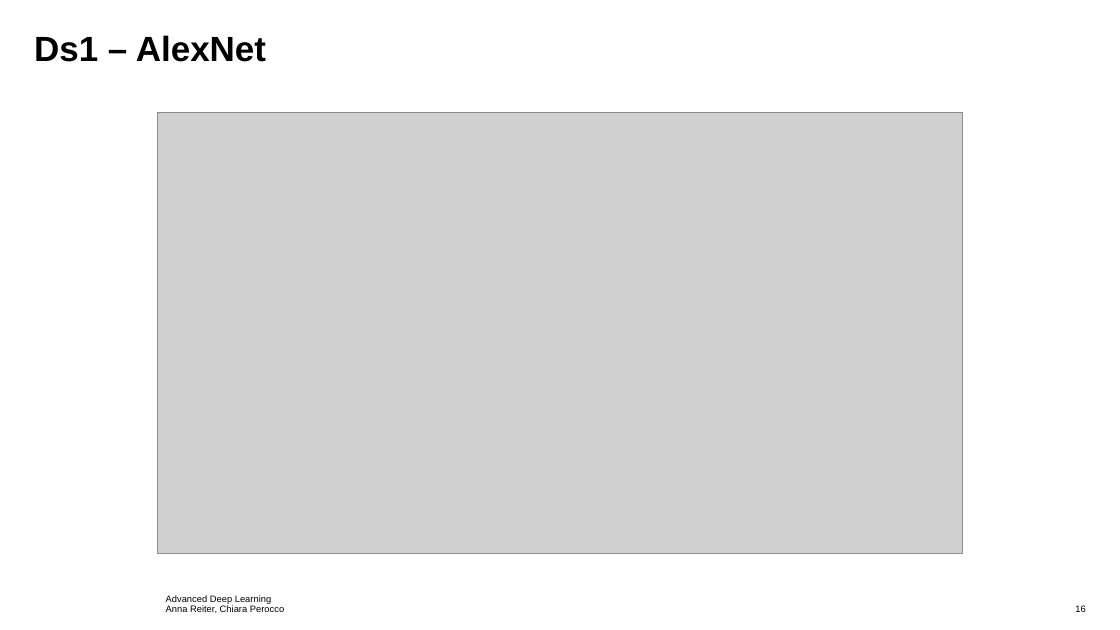
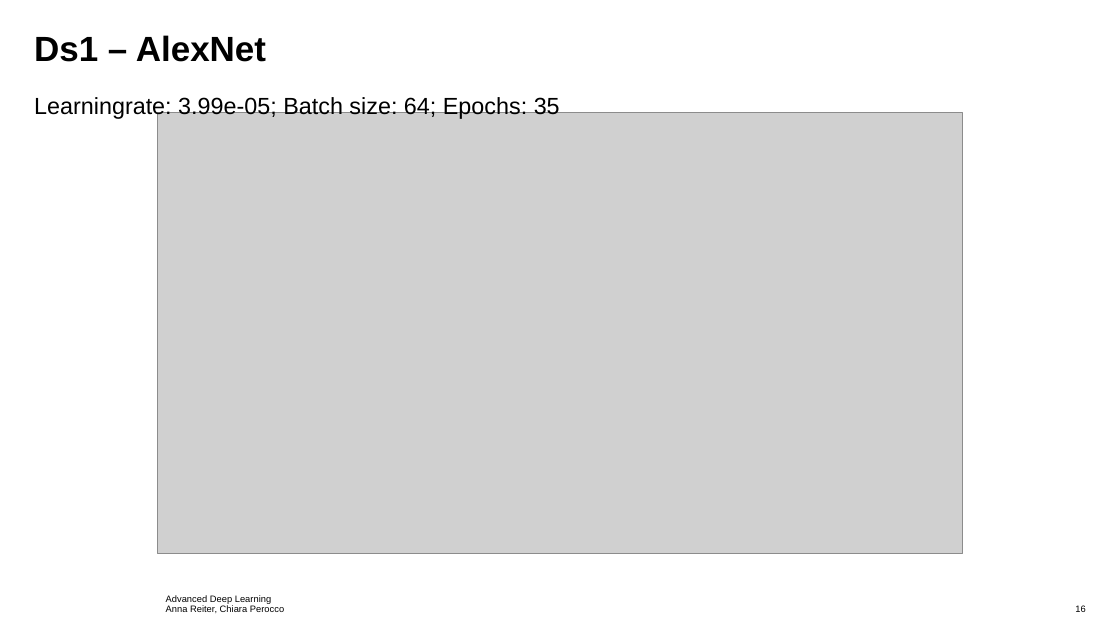
Before and after one commit to ChiaraPerocco/ADL-Project, a slide deck: slide 16 of Presentation/pres.pptx. Drawn at 1120x630 pixels with LibreOffice and Linux fonts; fonts in the diff are those of the drawing; grey boxes stand for pictures; background and template pictures are left out. Boxes give left, top, right and bottom in pixels: in the first picture for what was removed or moved away, otherwise in the second. Text is boxed around its words. In the diff, an @@ line names an element or a change of style, - is before the commit and + after.

```diff
--- a/Presentation/pres.pptx
+++ b/Presentation/pres.pptx
@@ text added at (x1=34, y1=96, x2=560, y2=120), 20 pt, text #000000 @@
+Learningrate: 3.99e-05; Batch size: 64; Epochs: 35
```
Also in this commit, not shown: 2 other slides changed, 2 other files.
